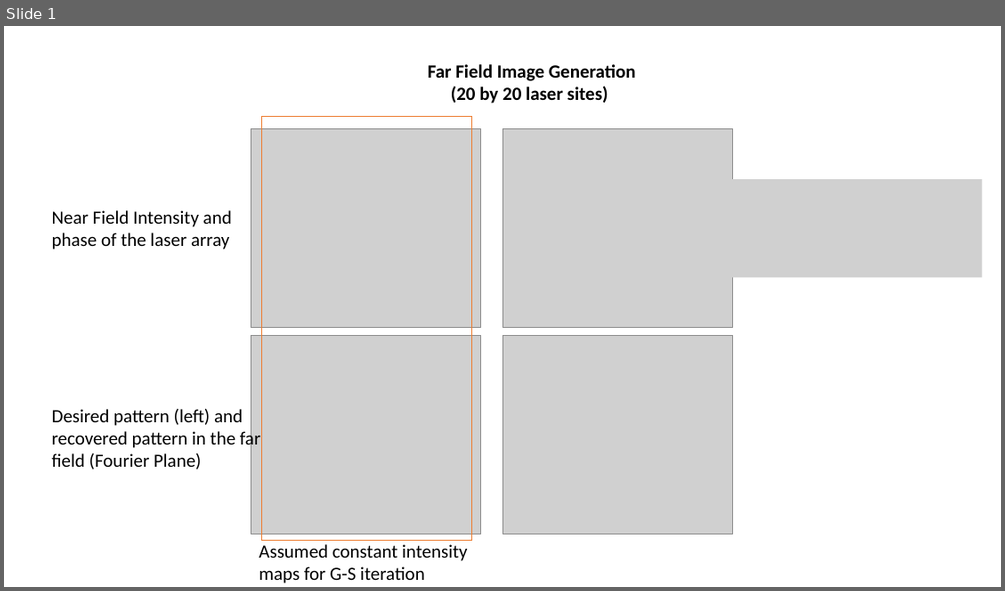
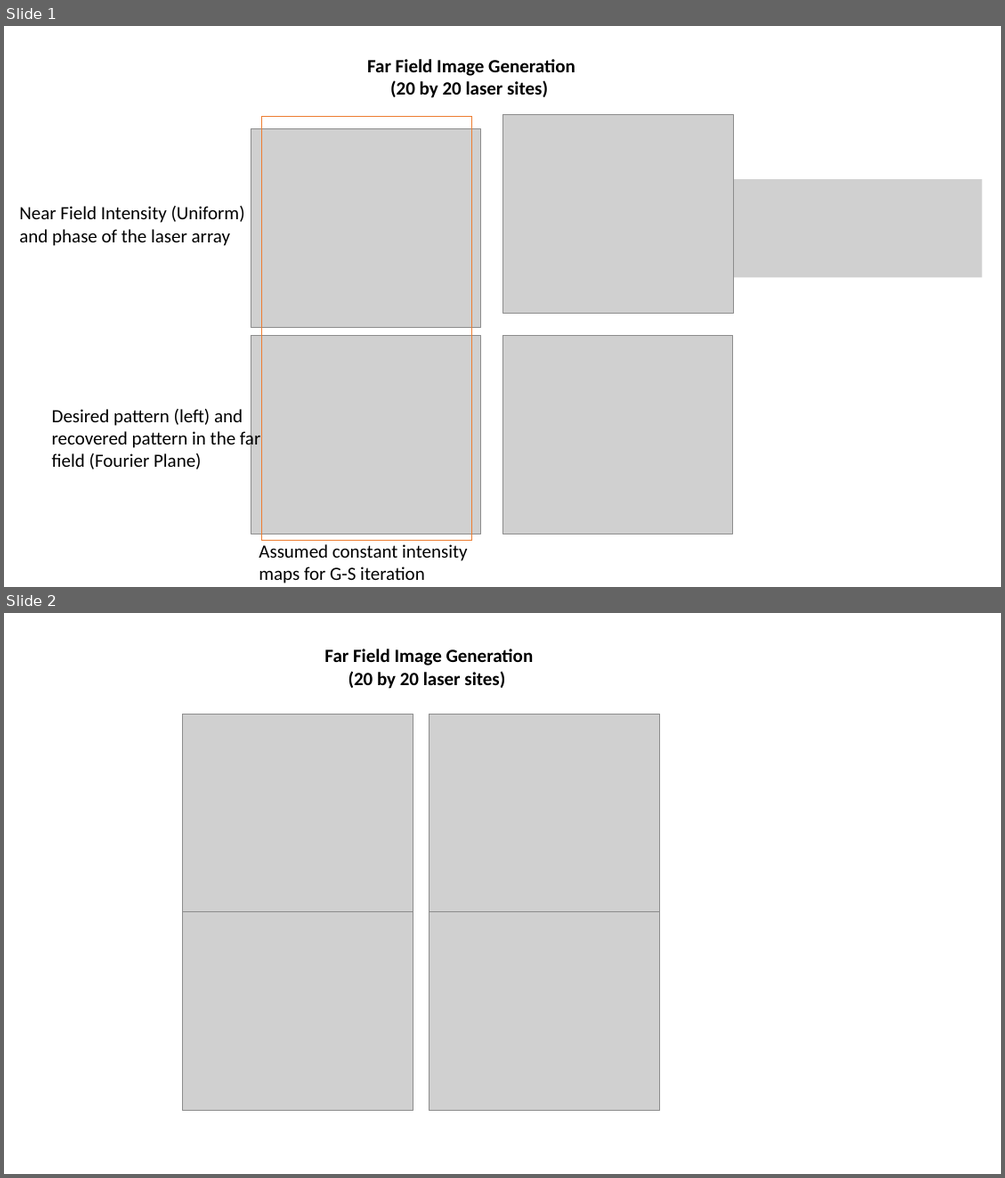
Before and after one commit to minspan199/imaginary-gauge-field, a slide deck: FFT Far Field.pptx. Shown one above the other, each under a label of ours: slide 1 before the commit, slides 1 and 2 after it. The pictures are 1005x591 and 1005x1178 pixels, drawn with LibreOffice and Linux fonts; fonts in the diff are those of the drawing; grey boxes stand for pictures. Boxes give left, top, right and bottom in pixels: in the first picture for what was removed or moved away, otherwise in the second. Text is boxed around its words. In the diff, an @@ line names an element or a change of style, - is before the commit and + after.

```diff
--- a/FFT Far Field.pptx
+++ b/FFT Far Field.pptx
@@ slide 2 added at (4, 613, 1001, 1174), background #FFFFFF @@
@@ text added at (324, 649, 534, 689), 18 pt, text #000000, bold @@
+Far Field Image Generation (20 by 20 laser sites)
@@ picture added at (183, 714, 413, 912) @@
@@ picture added at (429, 714, 660, 912) @@
@@ picture added at (183, 912, 413, 1111) @@
@@ picture added at (429, 912, 660, 1111) @@
@@ slide 1 changed as well @@
@@ text "Far Field Image Generation (20 ...": place and size @@
-text "Far Field Image Generation (20 ..." at (428, 64, 636, 103)
+text "Far Field Image Generation (20 ..." at (367, 59, 575, 98)
@@ picture: place and size @@
-picture at (502, 129, 733, 328)
+picture at (502, 114, 733, 313)
@@ text at (19, 206, 245, 246): text changed @@
-Near Field Intensity and phase of the laser array
+Near Field Intensity (Uniform) and phase of the laser array
```
Also in this commit, not shown: 14 other files.
